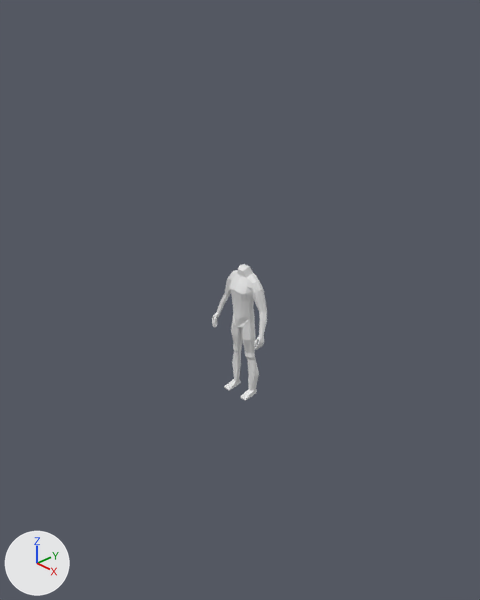
Two versions of the Blender file Blender models/Character.blend, one commit apart.
Rendered twice from a camera (50 mm lens) standing at (12.6, -11.84, 9.34) and looking at (-0.25, 0.13, 0.61). The axes (+X, +Y, +Z) are drawn at lower left. The lights are the same throughout.
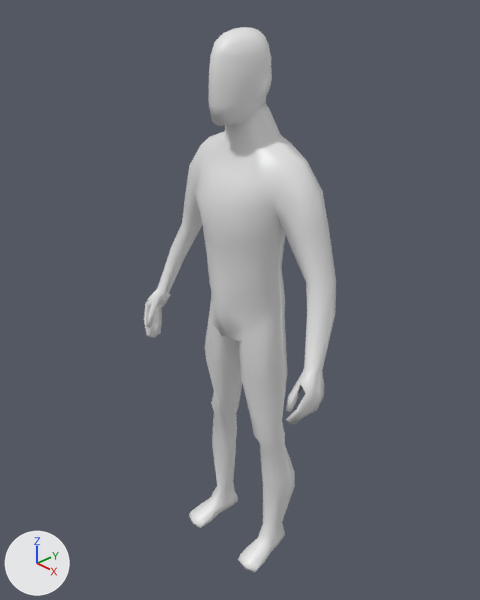
The change, as a list of edits to the scene's bpy script:
```text
Change me_cube:
    used by ob_cube; location = (0.0, 0.0, 0.0); scale = (0.336, 0.336, 0.336)
    remove me_cube.from_pydata(...)  # 257 vertices, 254 faces, 2 loose edges; spans x 0.0..3.08, y -1.13..1.01, z -7.05..5.37
    add me_cube.from_pydata(...)  # 350 vertices, 338 faces, 2 loose edges; spans x 0.0..3.08, y -1.13..1.01, z -7.05..6.98
    me_cube part 1
    53 vertices are removed from x 0.0..1.47, y -0.98..0.66, z -7.05..5.37
    68 faces are deleted
    6 vertices in x 0.44..0.64, y 0.11..0.44, z -3.39..4.72 move by (0.04, 0.0, 0.0)
    4 vertices in x 1.21..1.37, y 0.15..0.4, z -3.34..-2.61 move by (-0.04, 0.0, 0.0)
    44 vertices move from x 0.0..1.56, y -0.97..0.71, z -6.63..5.37 to x 0.0..1.54, y -0.97..0.65, z -6.2..5.31
    146 vertices are added at x 0.0..1.48, y -0.98..0.77, z -7.05..6.98
    152 new faces join them
    me_cube part 2: 186 kept faces spanning x 0.0..3.08, y -1.13..1.01, z -3.39..4.75 are now shaded smooth
Change ob_cube:
    ob_cube.scale: (0.336, 0.336, 0.336) -> (1.16, 1.16, 1.16)
```

What differs and where, as boxes [x1, y1, x2, y2] in the pictures (480 x 600 px):
'Cube', reshaped, rescaled (245% wider, 296% taller): before [212, 264, 267, 401]; after [144, 27, 336, 572]
part 1 of me_cube, built on: before [224, 264, 259, 401]; after [189, 27, 295, 572]
part 2 of me_cube, shading changed: before [212, 270, 267, 360]; after [144, 131, 336, 449]
